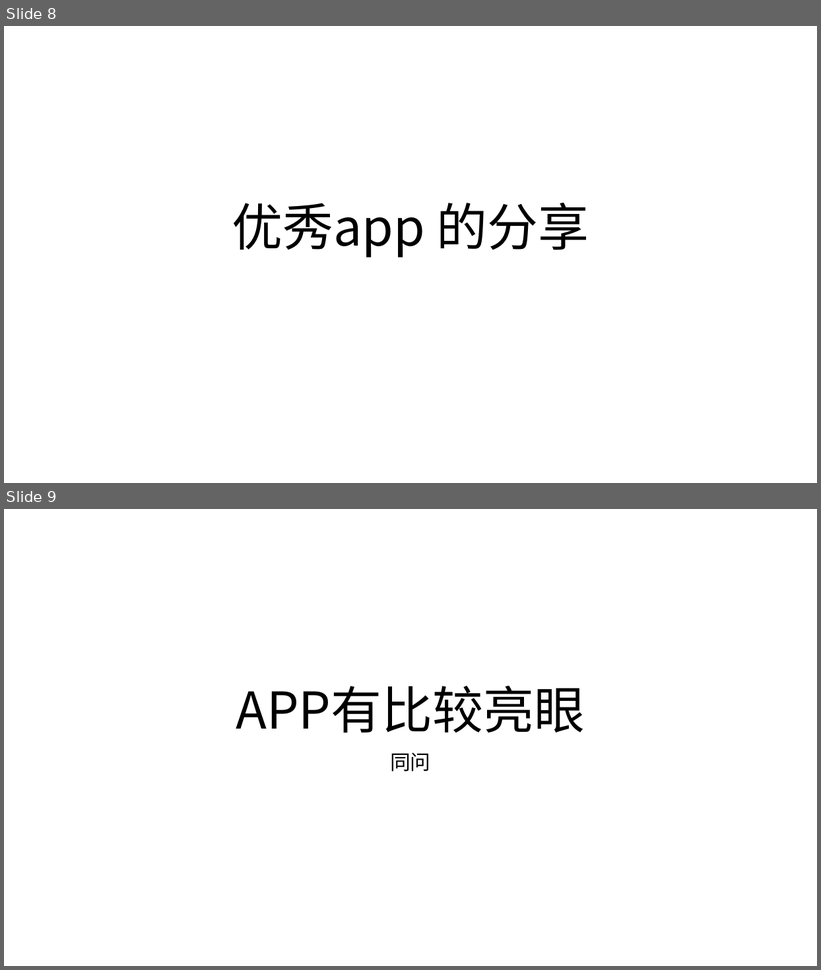
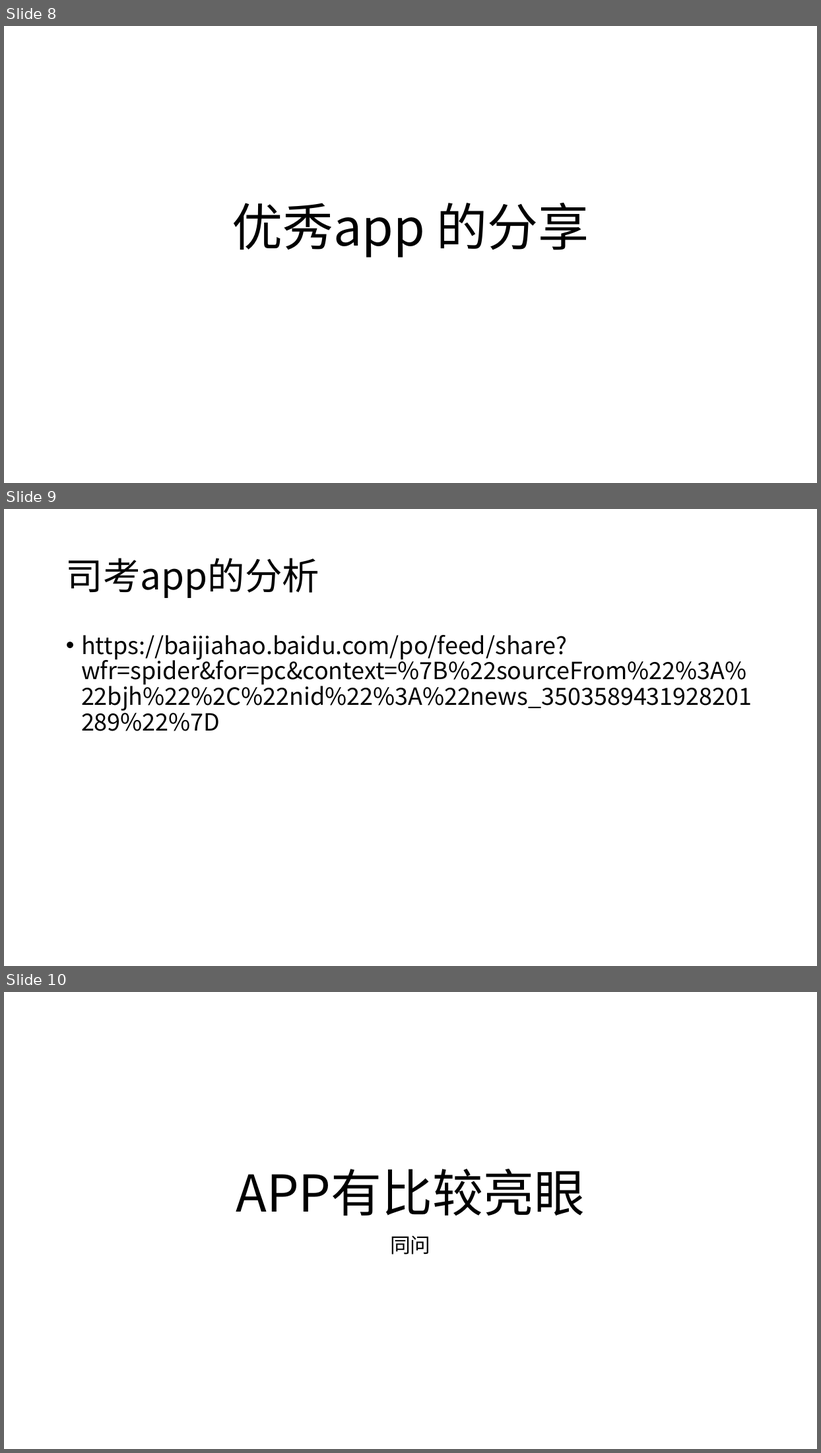
Before and after one commit to Shirley0202/notes, a slide deck: 分享/分享.pptx. Shown one above the other, each under a label of ours: slides 8 and 9 before the commit, slides 8, 9 and 10 after it. The pictures are 821x970 and 821x1453 pixels, drawn with LibreOffice and Linux fonts; fonts in the diff are those of the drawing. Boxes give left, top, right and bottom in pixels: in the first picture for what was removed or moved away, otherwise in the second. Text is boxed around its words. In the diff, an @@ line names an element or a change of style, - is before the commit and + after.

Commit message:
是的

```diff
--- a/分享/分享.pptx
+++ b/分享/分享.pptx
@@ slide 9 added at (4, 509, 817, 966), background #FFFFFF @@
@@ title added at (66, 558, 319, 598), 44 pt, text #000000 @@
+司考app的分析
@@ text added at (81, 635, 752, 731), 28 pt, text #000000 @@
+• https://baijiahao.baidu.com/po/feed/share?wfr=spider&for=pc&context=%7B%22sourceFrom%22%3A%22bjh%22%2C%22nid%22%3A%22news_3503589431928201289%22%7D
@@ what was slide 9 is now slide 10 @@
```
